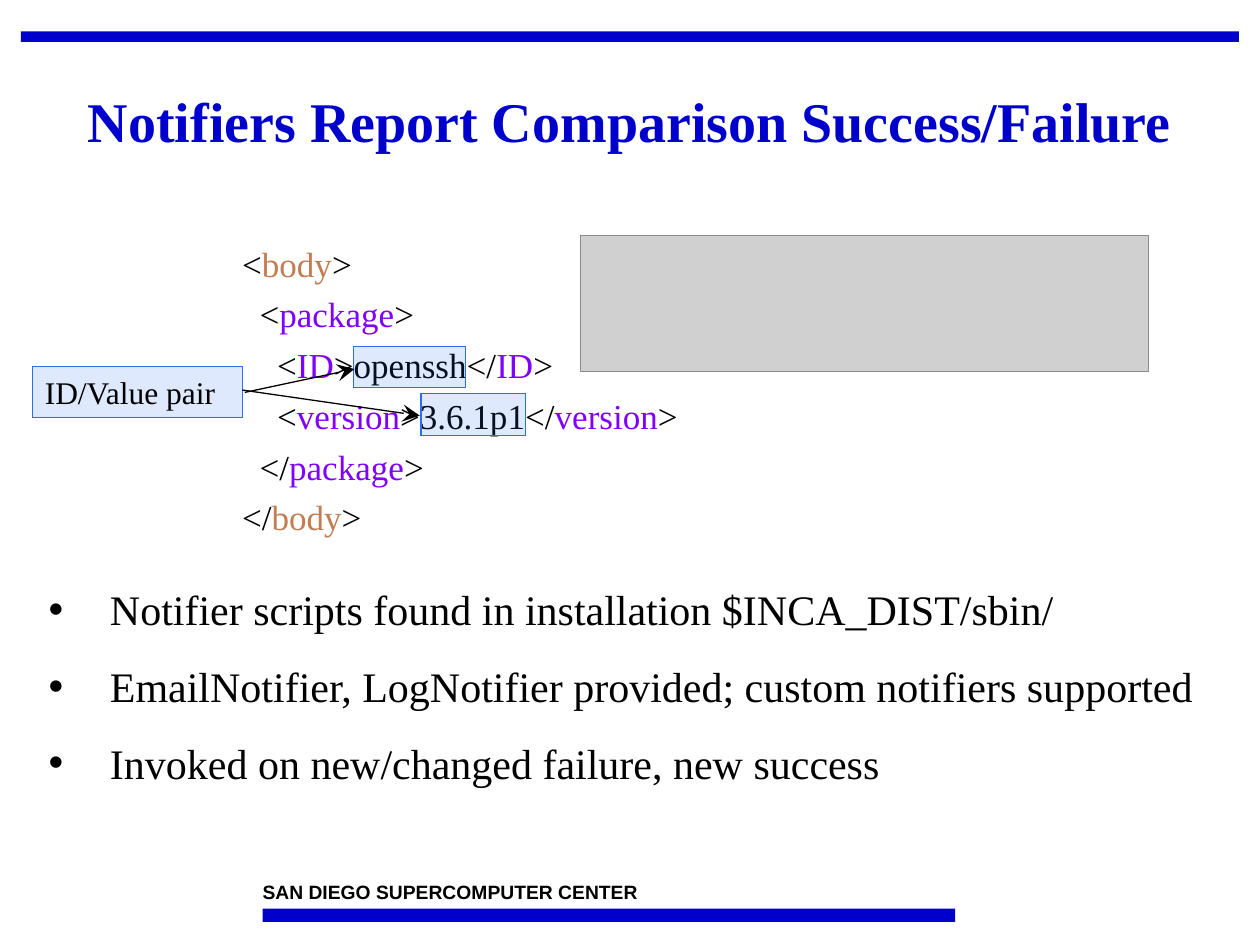
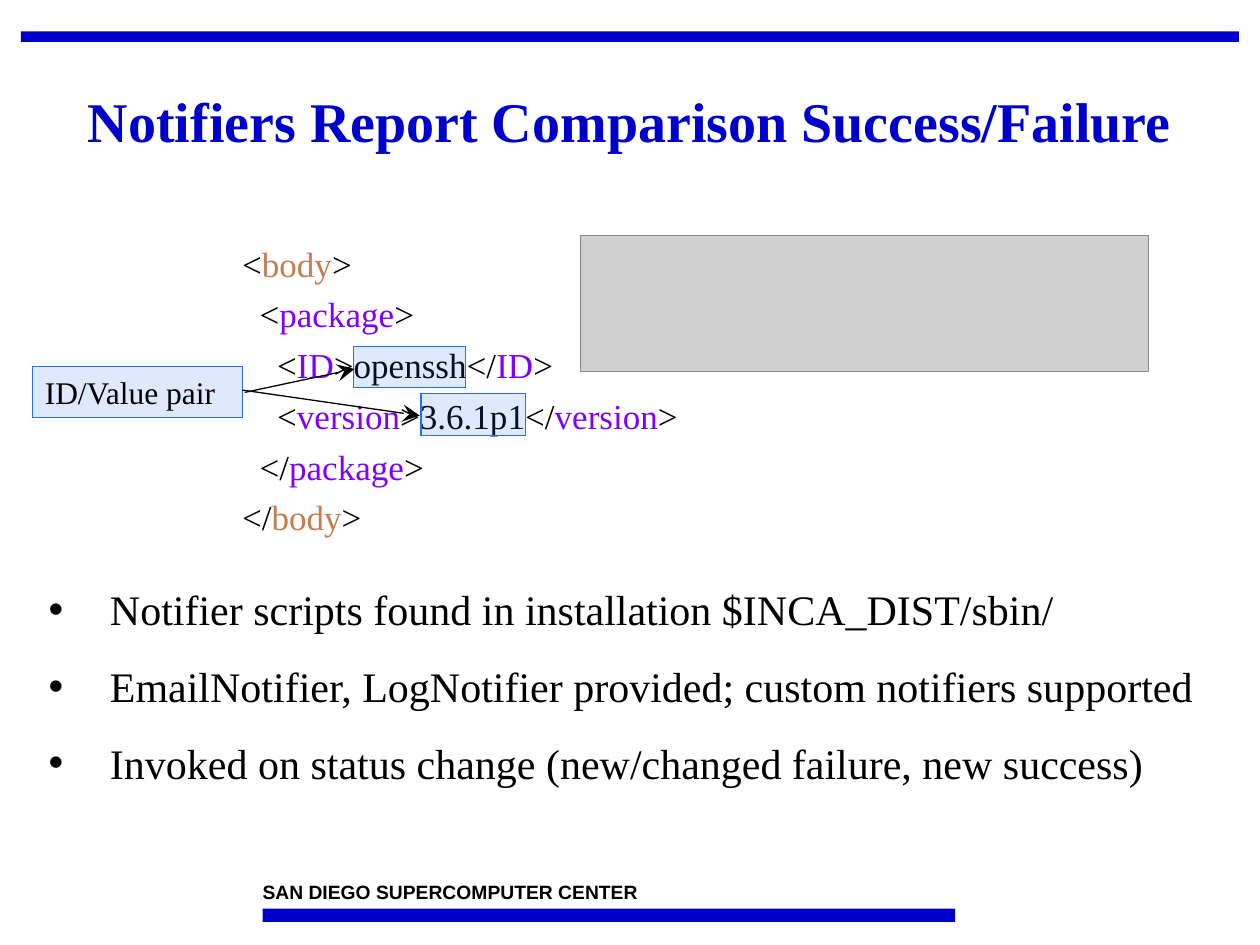
Before and after one commit to IncaProject/inca-xsede, a slide deck: slide 10 of talks/2008workshop/depot.ppt. Drawn at 1260x945 pixels with LibreOffice and Linux fonts; fonts in the diff are those of the drawing; grey boxes stand for pictures; background and template pictures are left out. Boxes give left, top, right and bottom in pixels: in the first picture for what was removed or moved away, otherwise in the second. Text is boxed around its words. In the diff, an @@ line names an element or a change of style, - is before the commit and + after.

```diff
--- a/talks/2008workshop/depot.ppt
+++ b/talks/2008workshop/depot.ppt
@@ text at [110,749,1143,788]: text changed @@
-• Invoked on new/changed failure, new success
+• Invoked on status change (new/changed failure, new success)
```
Also in this commit, not shown: 3 other slides changed, 1 other file.
